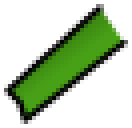
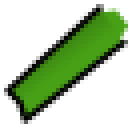
Layers edited between the first and the second 132 × 128 image:
added layer "Layer" over bbox(100, 8, 128, 40)
